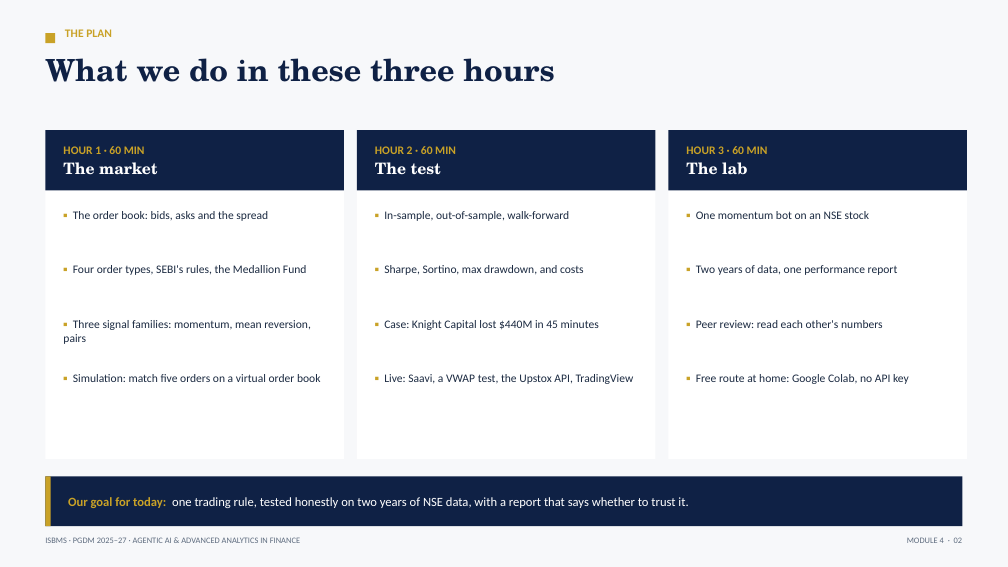
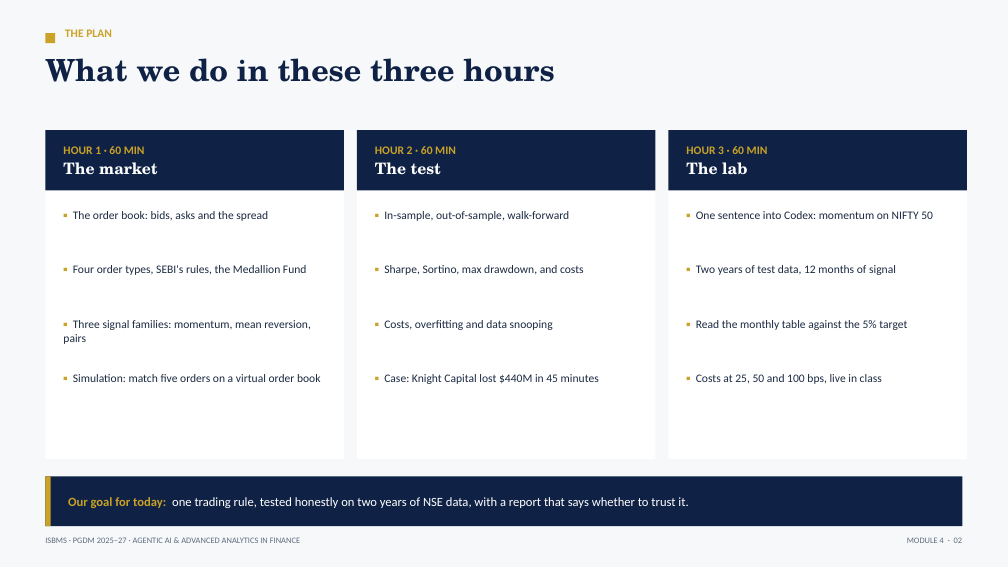
Before and after one commit to tejasgjadhav/AIFINANCE, a slide deck: slide 2 of slides/Module-04-Algorithmic-Trading-and-Execution.pptx. Drawn at 1008x567 pixels with LibreOffice and Linux fonts; fonts in the diff are those of the drawing. Boxes give left, top, right and bottom in pixels: in the first picture for what was removed or moved away, otherwise in the second. Text is boxed around its words. In the diff, an @@ line names an element or a change of style, - is before the commit and + after.

```diff
--- a/slides/Module-04-Algorithmic-Trading-and-Execution.pptx
+++ b/slides/Module-04-Algorithmic-Trading-and-Execution.pptx
@@ text at box(696, 211, 933, 219): text changed @@
-▪ One momentum bot on an NSE stock
+▪ One sentence into Codex: momentum on NIFTY 50
@@ text at box(696, 265, 896, 275): text changed @@
-▪ Two years of data, one performance report
+▪ Two years of test data, 12 months of signal
@@ text added at box(384, 320, 553, 330), 11 pt, text #1B2A41 @@
+▪ Costs, overfitting and data snooping
@@ text at box(696, 320, 907, 330): text changed @@
-▪ Peer review: read each other's numbers
+▪ Read the monthly table against the 5% target
@@ text "▪ Case: Knight Capital lost ...": place and size @@
-text "▪ Case: Knight Capital lost ..." at box(384, 320, 599, 330)
+text "▪ Case: Knight Capital lost ..." at box(384, 374, 599, 384)
@@ text removed at box(384, 374, 634, 384) @@
-▪ Live: Saavi, a VWAP test, the Upstox API, TradingView
@@ text at box(696, 374, 882, 384): text changed @@
-▪ Free route at home: Google Colab, no API key
+▪ Costs at 25, 50 and 100 bps, live in class
```
Also in this commit, not shown: 1 other slide changed, 1 slide added, 3 slides removed, 1 other file.
